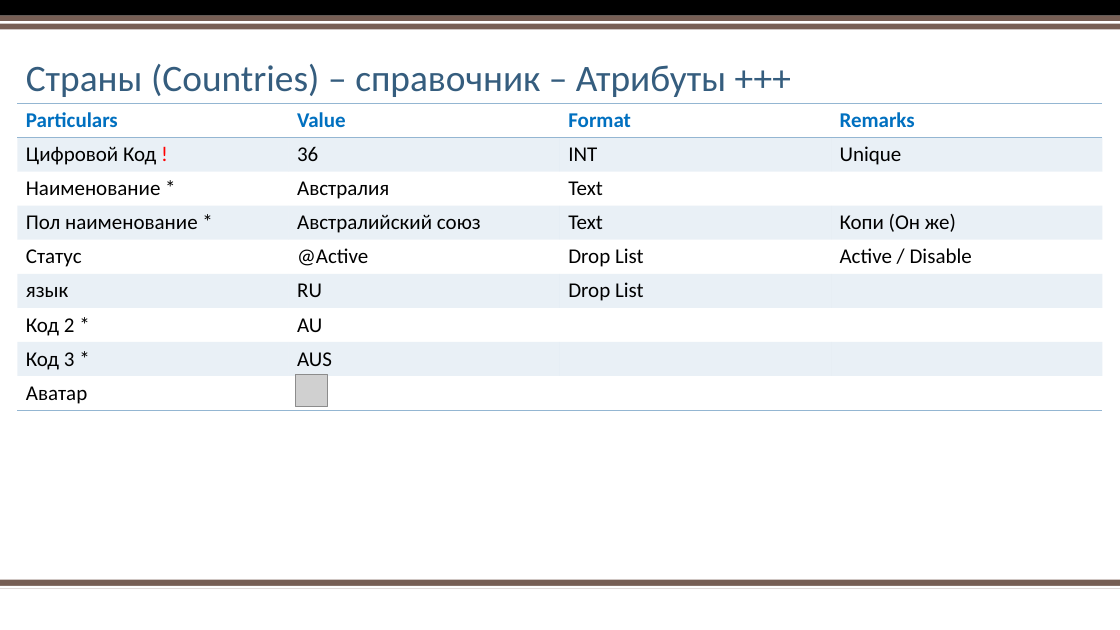
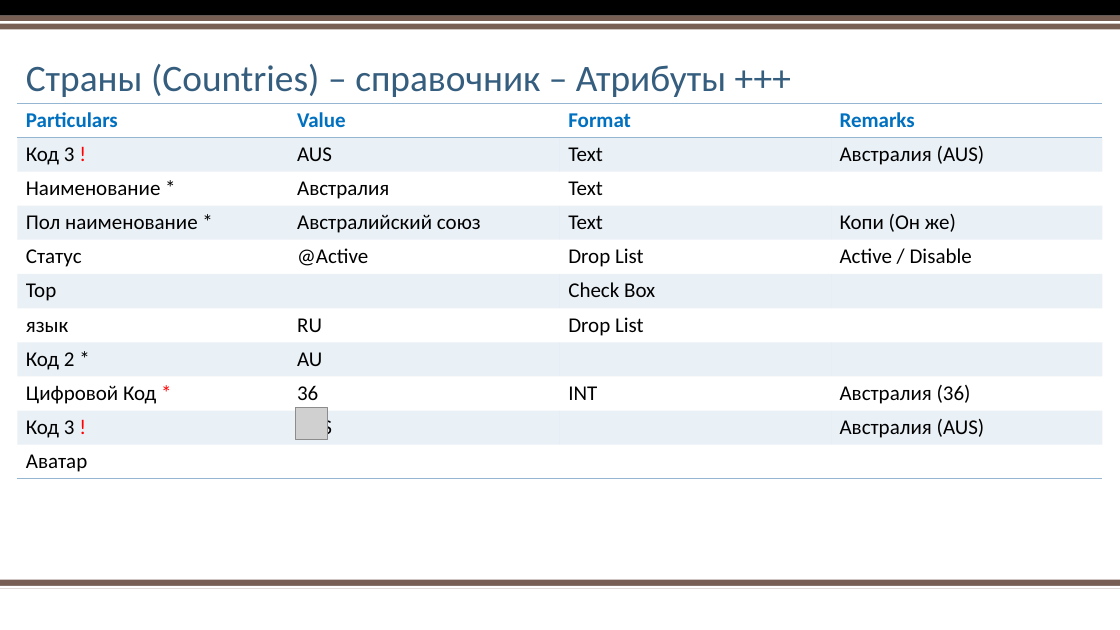
Before and after one commit to AlexPristupa/yatoyat, a slide deck: slide 29 of yatoyat-Project Overview.pptx (slide 26 before the commit). Drawn at 1120x630 pixels with LibreOffice and Linux fonts; fonts in the diff are those of the drawing; grey boxes stand for pictures; background and template pictures are left out. Boxes give left, top, right and bottom in pixels: in the first picture for what was removed or moved away, otherwise in the second. Text is boxed around its words. In the diff, an @@ line names an element or a change of style, - is before the commit and + after.

```diff
--- a/yatoyat-Project Overview.pptx
+++ b/yatoyat-Project Overview.pptx
@@ table at (18, 103, 1103, 477) @@
-row 2: Цифровой Код ! | 36 | INT | Unique
+row 2: Код 3 ! | AUS | Text | Австралия (AUS)
+row 6: Тор |  | Check Box | 
-row 8: Код 3 * | AUS |  | 
+row 9: Цифровой Код * | 36 | INT | Австралия (36)
+row 10: Код 3 ! | AUS |  | Австралия (AUS)
@@ picture: place and size @@
-picture at (295, 375, 327, 407)
+picture at (295, 408, 327, 439)
```
Also in this commit, not shown: 23 other slides changed, 11 slides added.
